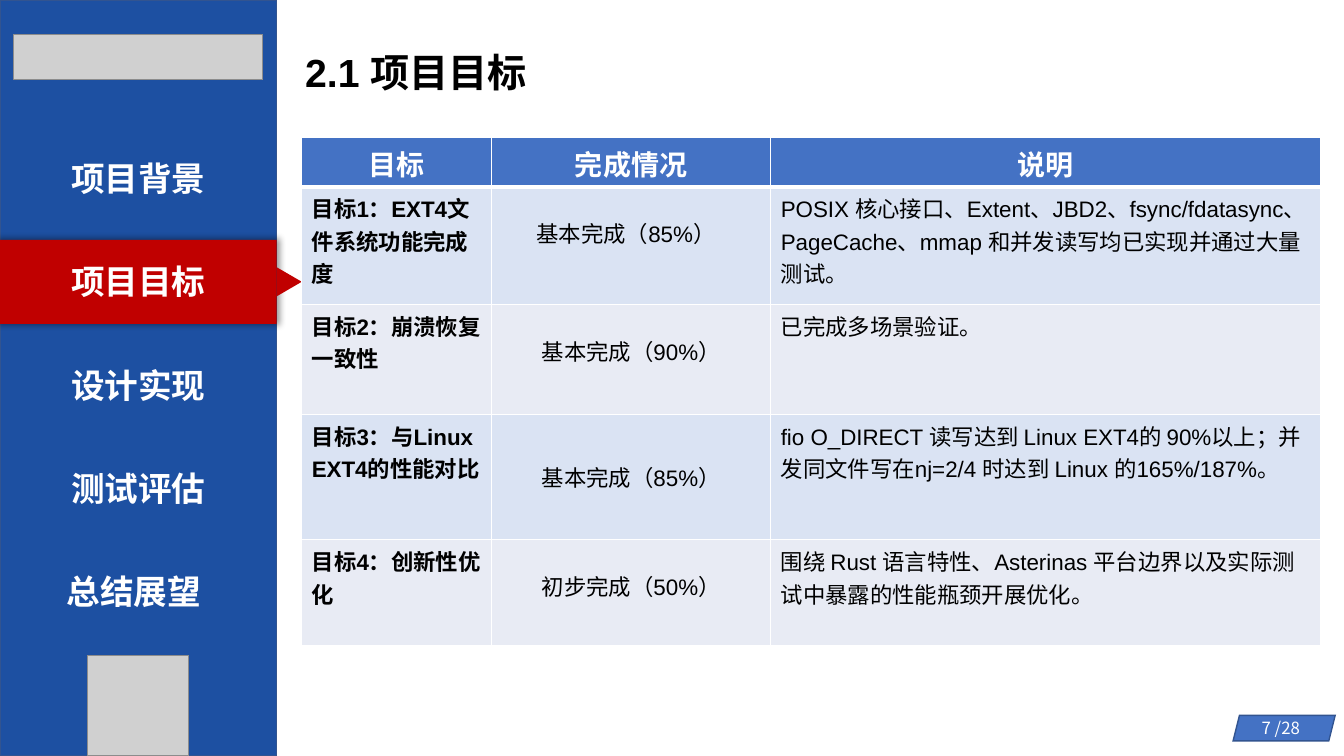
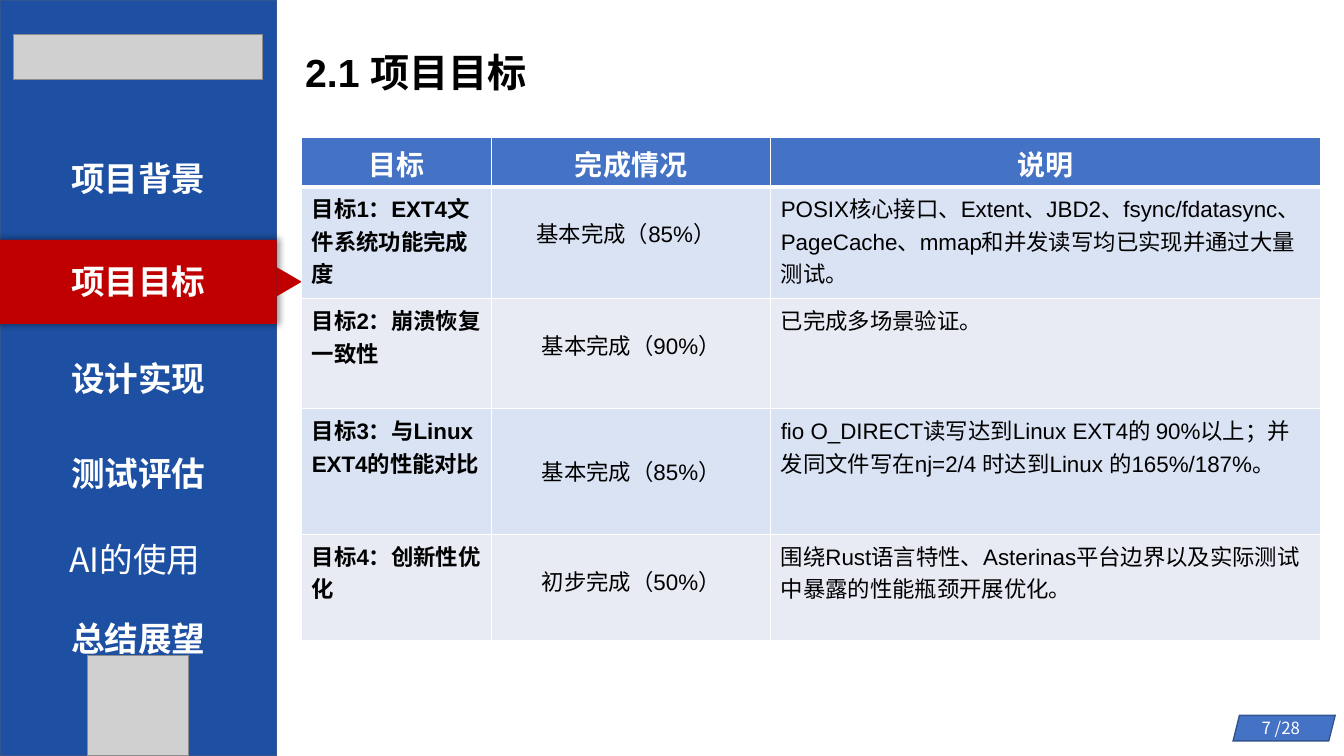
Before and after one commit to byliangg/os_com, a slide deck: slide 7 of 初赛幻灯片.pptx. Drawn at 1344x756 pixels with LibreOffice and Linux fonts; fonts in the diff are those of the drawing; grey boxes stand for pictures. Boxes give left, top, right and bottom in pixels: in the first picture for what was removed or moved away, otherwise in the second. Text is boxed around its words. In the diff, an @@ line names an element or a change of style, - is before the commit and + after.

```diff
--- a/初赛幻灯片.pptx
+++ b/初赛幻灯片.pptx
@@ table at bbox=[301, 137, 1320, 640] @@
-row 2, column 3: POSIX 核心接口、Extent、JBD2、fsync/fdatasync、PageCache、mmap 和并发读写均已实现并通过大量测试。
+row 2, column 3: POSIX核心接口、Extent、JBD2、fsync/fdatasync、PageCache、mmap和并发读写均已实现并通过大量测试。
-row 4, column 3: fio O_DIRECT 读写达到 Linux EXT4的 90%以上；并发同文件写在nj=2/4 时达到 Linux 的165%/187%。
+row 4, column 3: fio O_DIRECT读写达到Linux EXT4的 90%以上；并发同文件写在nj=2/4 时达到Linux 的165%/187%。
-row 5, column 3: 围绕 Rust 语言特性、Asterinas 平台边界以及实际测试中暴露的性能瓶颈开展优化。
+row 5, column 3: 围绕Rust语言特性、Asterinas平台边界以及实际测试中暴露的性能瓶颈开展优化。
@@ text "设计实现": place and size @@
-text "设计实现" at bbox=[71, 369, 205, 401]
+text "设计实现" at bbox=[71, 362, 205, 394]
@@ text "测试评估": place and size @@
-text "测试评估" at bbox=[71, 472, 205, 504]
+text "测试评估" at bbox=[71, 457, 205, 489]
@@ text added at bbox=[69, 543, 200, 575], 24 pt, text #FFFFFF @@
+AI的使用
@@ text "总结展望" rewrapped from bbox=[67, 575, 201, 607] to bbox=[71, 617, 205, 661] @@
```
Also in this commit, not shown: 26 other slides changed, 1 other file.
